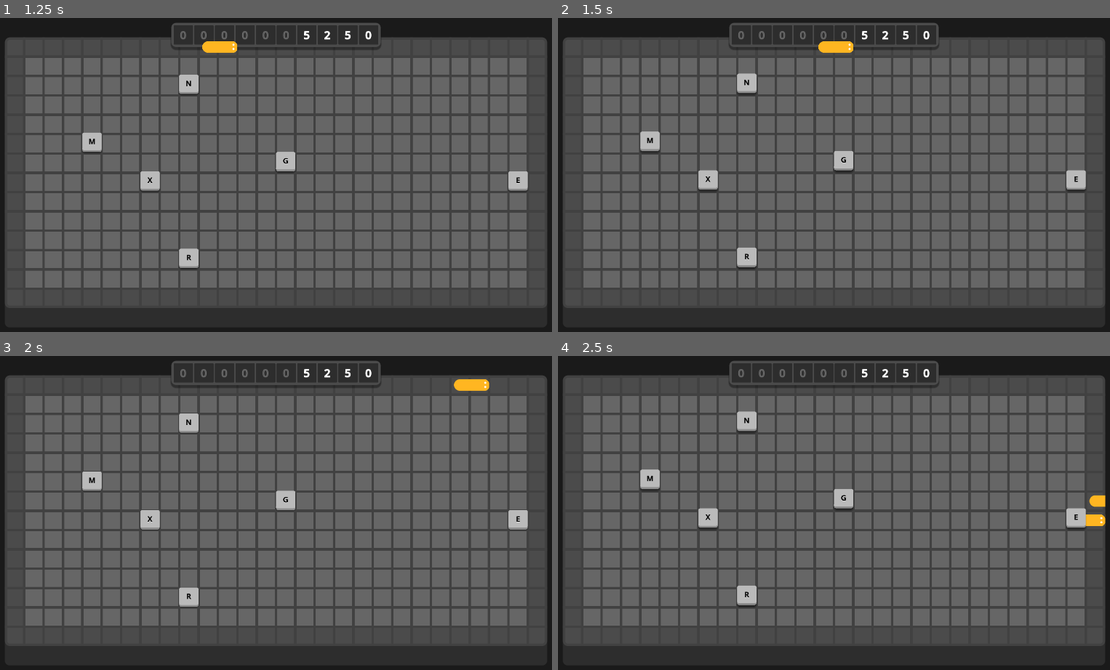
Above: before the commit, frames 1-4 (two rows, left to right).
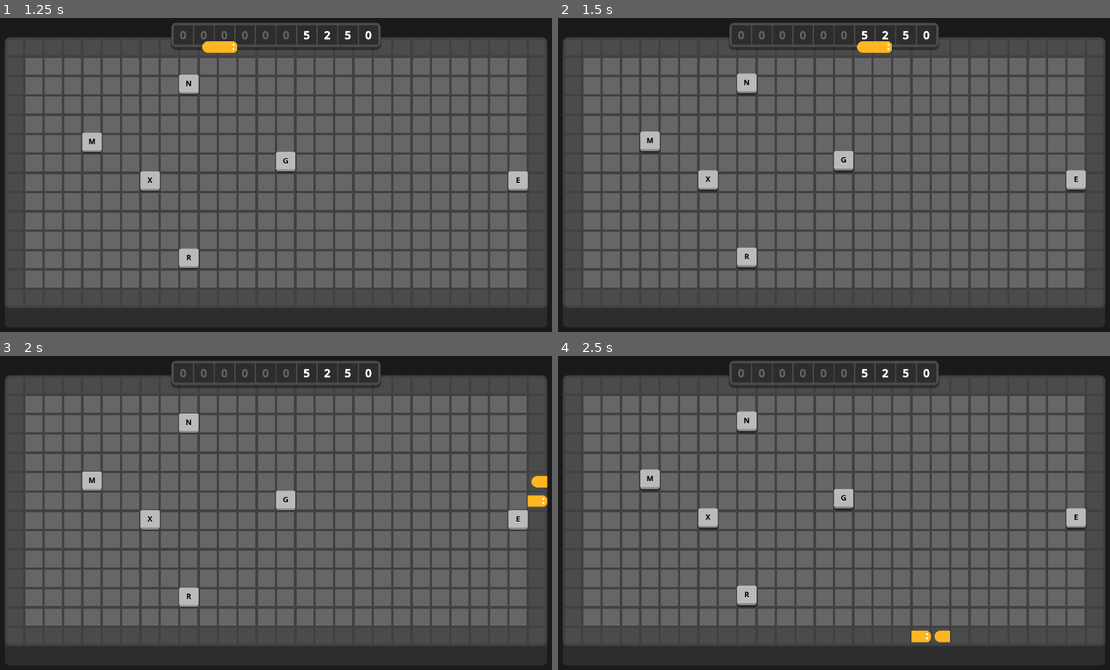
Above: after the commit, the same moments.

Repository: The-Chronomaniac/Brainwormed-GameOff2024
Game: Godot game, scene res://UserInterface/UserInterface.tscn
The game is run twice, just before and just after one commit, with the same random seed, the same clock (stepped at 60 frames per second) and the same inputs.
Inputs:
- Up to frame 1 (1.25 s): hold Up (Up) from 0.53 s (still down)
- Up to frame 2 (1.5 s): keep holding Up (Up)
- Up to frame 3 (2 s): keep holding Up (Up)
- Up to frame 4 (2.5 s): release Up (Up) at 2.03 s; hold A (Left) from 2.03 s (still down)

Frame 1 is identical in both runs. In frame 2, 0.4% of the frame differs, in the area x 47-61%, y 7-12%; in frame 3, 0.5%, in the area x 82-100%, y 7-49%; in frame 4, 0.5%.

Commit message:
Updated safe zone to work correctly
Pushes snake along faster and shoots them out the bottom

Diff:
--- a/Snake/Snake.gd
+++ b/Snake/Snake.gd
@@ -36,7 +36,7 @@
 		for i in range(snake.size()):
 			var current = snake[i]
 			if current.segment_name == "Head":
-				move_timer.wait_time = .05 if safe_zone_check() else .15
+				move_timer.wait_time = .03  if safe_zone_check() else .15
 				previous_direction = current.move_dir
 				current.move_dir = move_direction
 				current.global_position += Vector2(Level.cell_size, Level.cell_size) * current.move_dir
@@ -88,14 +88,14 @@
 	elif x == 27 and y != 13:
 		move_direction = down
 		return true
-	elif y == 13 and x != 14 and x!= 0:
-		move_direction = left
-		return true
 	elif x == 0 and y != 0:
 		move_direction = up
 		return true
 	elif y == 13 and x == 14 and move_direction != down:
 		move_direction = up
 		return true
+	elif y == 13 and x!= 0:
+		move_direction = left
+		return true
 	else:
 		return false
